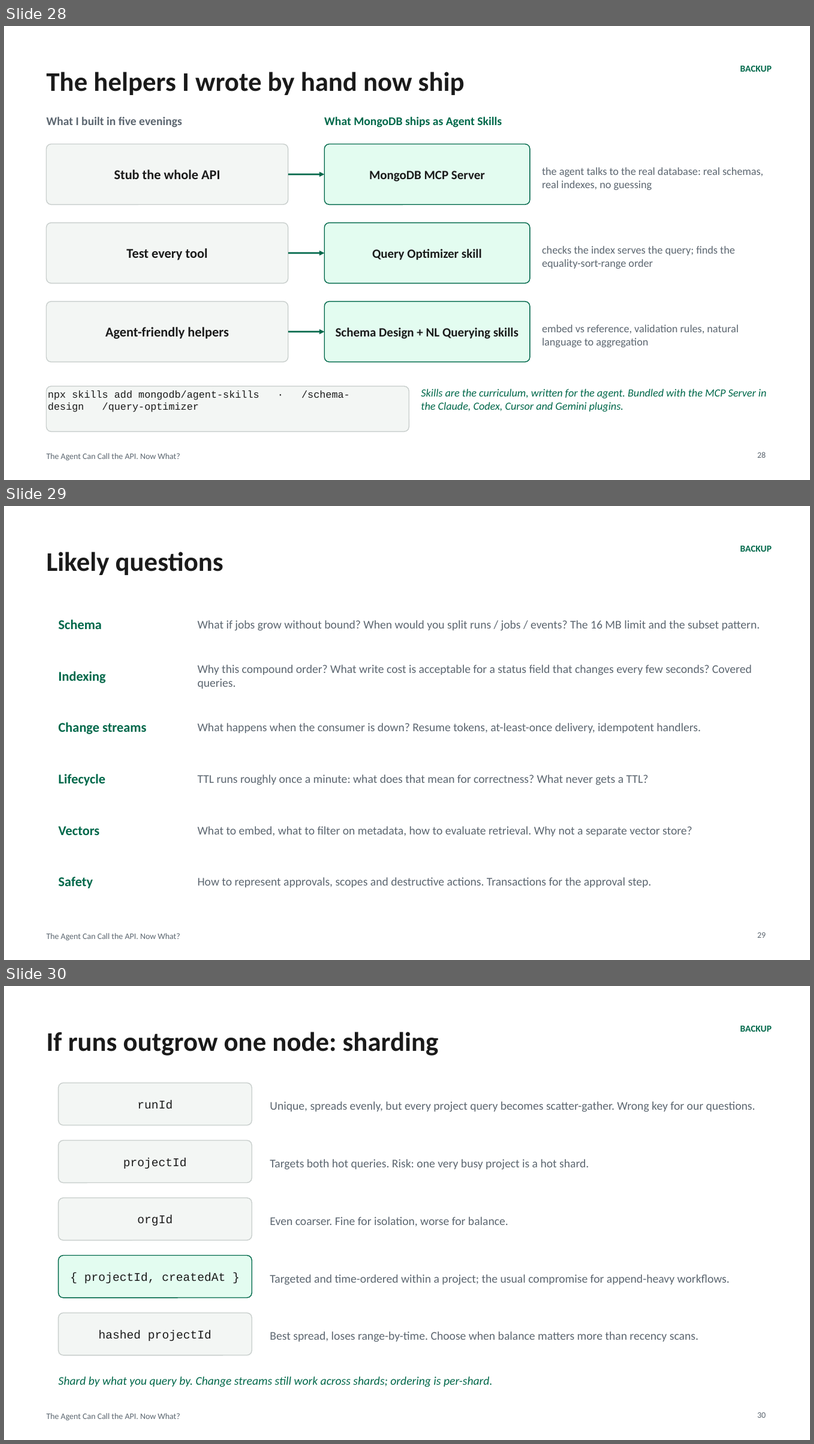
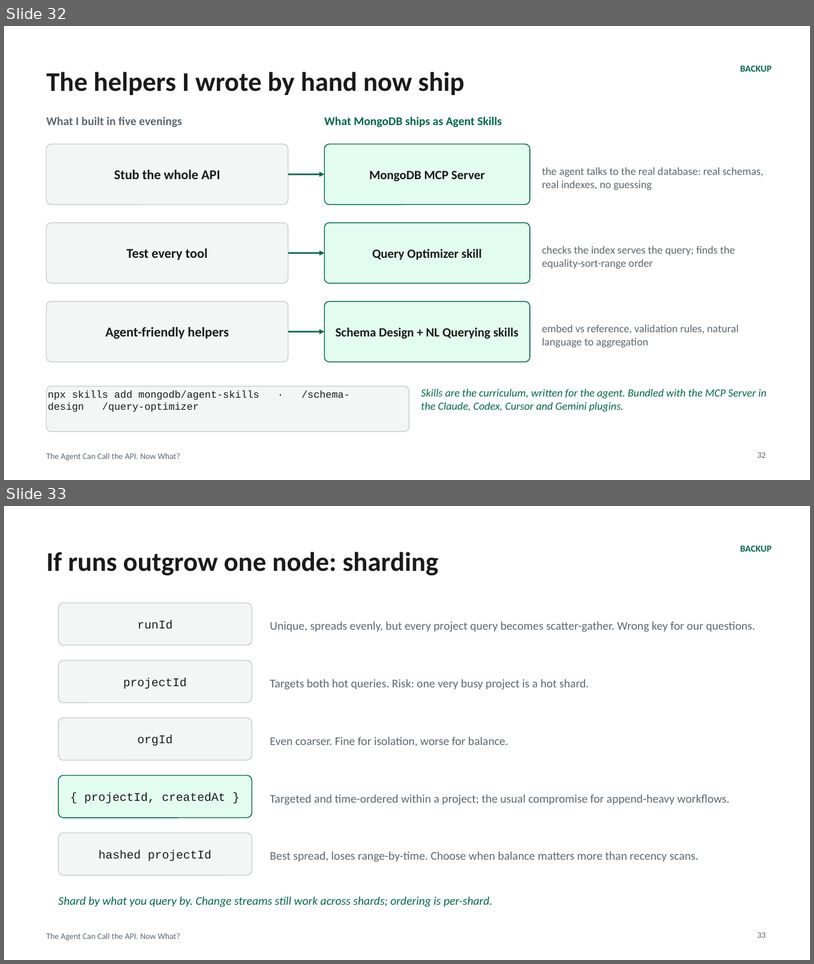
Before and after one commit to eoinjordan/what-should-a-local-agent-remember, a slide deck: slides/what-should-a-local-agent-remember.pptx. Shown one above the other, each under a label of ours: slides 28, 29 and 30 before the commit, slides 32 and 33 after it. The pictures are 814x1444 and 814x964 pixels, drawn with LibreOffice and Linux fonts; fonts in the diff are those of the drawing. Boxes give left, top, right and bottom in pixels: in the first picture for what was removed or moved away, otherwise in the second. Text is boxed around its words. In the diff, an @@ line names an element or a change of style, - is before the commit and + after.

```diff
--- a/slides/what-should-a-local-agent-remember.pptx
+++ b/slides/what-should-a-local-agent-remember.pptx
@@ slide 29 removed at [4,506,810,960], background #FFFFFF; not listed: 2 template elements that a slide beside it also shows @@
@@ title removed at [47,552,224,575] @@
-Likely questions
@@ text removed at [59,619,102,629] @@
-Schema
@@ text removed at [198,620,761,631] @@
-What if jobs grow without bound? When would you split runs / jobs / events? The 16 MB limit and the subset pattern.
@@ text removed at [198,664,752,688] @@
-Why this compound order? What write cost is acceptable for a status field that changes every few seconds? Covered queries.
@@ text removed at [59,671,106,683] @@
-Indexing
@@ text removed at [59,722,146,734] @@
-Change streams
@@ text removed at [198,723,701,733] @@
-What happens when the consumer is down? Resume tokens, at-least-once delivery, idempotent handlers.
@@ text removed at [59,774,106,786] @@
-Lifecycle
@@ text removed at [198,774,649,785] @@
-TTL runs roughly once a minute: what does that mean for correctness? What never gets a TTL?
@@ text removed at [59,826,100,835] @@
-Vectors
@@ text removed at [198,826,693,836] @@
-What to embed, what to filter on metadata, how to evaluate retrieval. Why not a separate vector store?
@@ text removed at [59,876,93,888] @@
-Safety
@@ text removed at [198,877,652,887] @@
-How to represent approvals, scopes and destructive actions. Transactions for the approval step.
@@ page number removed at [758,932,766,937] @@
-29
@@ what was slide 28 is now slide 32 @@
@@ page number at [758,452,766,457]: text changed @@
-28
+32
@@ what was slide 30 is now slide 33 @@
@@ page number at [758,932,766,937]: text changed @@
-30
+33
```
Also in this commit, not shown: 5 slides changed, 1 other slide removed, 2 other files.
